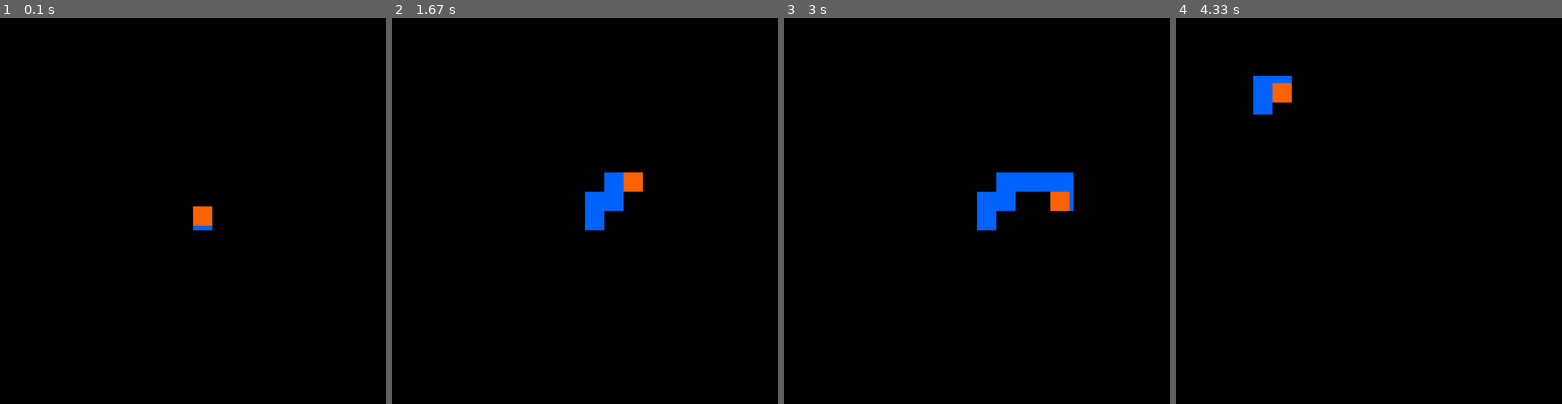
Above: before the commit, frames 1-4 (left to right).
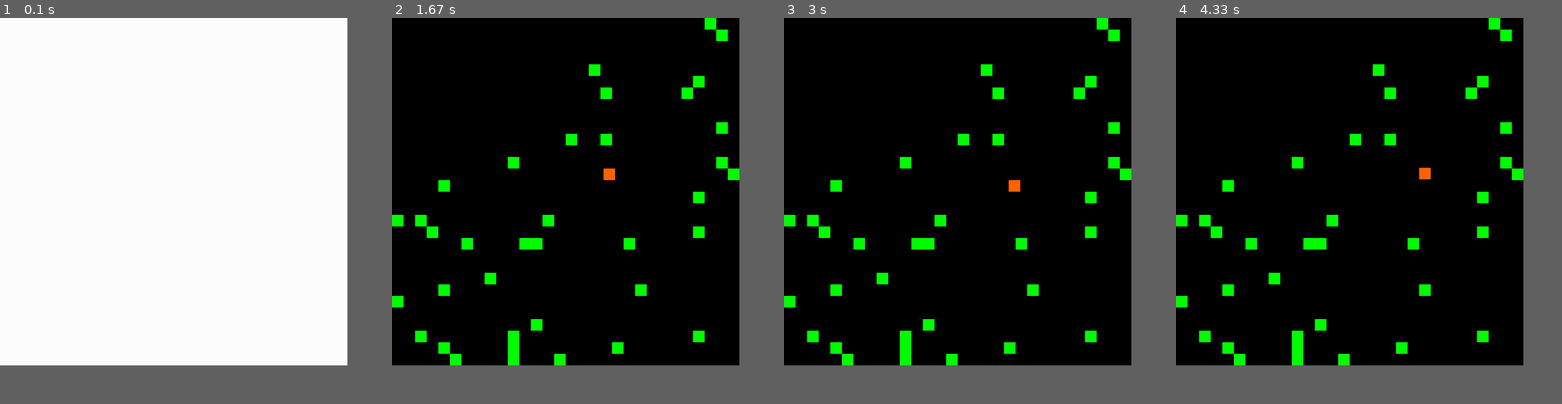
Above: after the commit, the same moments.

Repository: felix-vierthaler/pygame-snake
Game: pygame game, started from snake.py
The game is run twice, just before and just after one commit, with the same random seed, the same clock (stepped at 60 frames per second) and the same inputs.
Inputs:
- Up to frame 1 (0.1 s): no input
- Up to frame 2 (1.67 s): hold Right 0.33-0.8 s; hold Up 0.83-1.13 s; hold Right 1.17-1.63 s
- Up to frame 3 (3 s): hold Down 2.23-2.53 s; hold Left 2.57-2.97 s
- Up to frame 4 (4.33 s): hold Up 3-3.37 s; hold Right 3.4-4.03 s; hold Down from 4.07 s (still down)
The window is 900x900 before the commit and 810x810 after it. Grey fills any space a smaller window leaves; there, only what the larger window draws over its background counts as a difference.

The runs differ from the first frame. In frame 1, 81% of the frame differs, in the area x 0-90%, y 0-90%; in frame 2, 4.6%; in frame 3, 5.4%; in frame 4, 4.3%.

Commit message:
menu and apples added

Diff:
--- a/snake.py
+++ b/snake.py
@@ -1,10 +1,15 @@
 import pygame
 from array import *
 import math
+from random import *
 
 
 class Snake:
+    addSchwanzTrue = False
+
     def __init__(self, startX, startY, boxWidth):
+        self.startX = startX
+        self.startY = startY
         self.x = startX
         self.y = startY
         self.boxWidth = boxWidth
@@ -16,22 +21,29 @@
         self.speed = 1
 
     def update(self):
+        #if snake is directly on field
         if self.x % self.boxWidth == 0 and self.y % self.boxWidth ==0:
+            #add postition to the tail
             self.tailX.append(self.x)
             self.tailY.append(self.y)
 
-            if len(self.tailX) >= 30:
+            if not self.addSchwanzTrue:
                 del self.tailX[0]
                 del self.tailY[0]
-
+            else:
+                self.addSchwanzTrue = False
+
+            #change direction if possible
             if abs(self.nextDirection-self.direction) != 2:
                 self.direction = self.nextDirection
 
+        #move snake according to speed and direction
         if(self.direction == 0): self.y += self.speed
         elif(self.direction == 1): self.x -= self.speed
         elif(self.direction == 2): self.y -= self.speed
         elif(self.direction == 3): self.x += self.speed
 
+        #check if snake ran into itself
         self.checkIntersect()
 
     def render(self, screen):
@@ -40,31 +52,38 @@
 
         pygame.draw.rect(screen, (255, 100, 0), pygame.Rect(self.x, self.y, self.boxWidth, self.boxWidth))
 
-    def die(self, x, y):
+    def die(self):
         self.tailX = []
         self.tailY = []
-        self.x = x
-        self.y = y
+        self.x = self.startX
+        self.y = self.startY
         self.direction = 2
         self.nextDirection = 0
+
+    def addSchwanz(self):
+        self.addSchwanzTrue = True
 
     def checkIntersect(self):
         for i in range(len(self.tailX)-1):
             x=abs(self.x - self.tailX[i])
             y=abs(self.y - self.tailY[i])
 
-            print(self.x, ' -- ', self.tailX[i])
-
-            print(x, ' ', y)
-
             if(x==0 or y==0):
                 if x+y < self.boxWidth:
-                    self.die(200,200)
+                    self.die()
                     break
 
-
-
-
+    def checkIntersectList(self, list):
+        intersections = []
+        for item in list:
+            x=abs(self.x - item.x)
+            y=abs(self.y - item.y)
+
+            if(x==0 or y==0):
+                if x+y == 0:
+                    intersections.append(item)
+
+        return intersections
 
 
     def up(self):
@@ -76,29 +95,63 @@
     def right(self):
         self.nextDirection = 3
 
-
-class Map:
-    def __init__(self):
-        pass
+class Apples:
+    apples = []
+    def __init__(self, width, height, boxWidth):
+        self.width = width
+        self.height = height
+        self.boxWidth = boxWidth
+
+    class Apple:
+        def __init__(self, x, y, boxWidth):
+            self.x = x
+            self.y = y
+            self.boxWidth = boxWidth
+
+        def render(self, screen):
+            pygame.draw.rect(screen, (0, 255, 0), pygame.Rect(self.x, self.y, self.boxWidth, self.boxWidth))
+
+    def addApple(self):
+        widthM = self.width / self.boxWidth
+        heightM = self.height / self.boxWidth
+        apple = self.Apple(randint(0, widthM) * self.boxWidth, randint(0, heightM) * self.boxWidth, self.boxWidth)
+        self.apples.append(apple)
+
+    def remove(self, apple):
+        self.apples.remove(apple)
+
+    def render(self, screen):
+        for apple in self.apples:
+            apple.render(screen)
 
 
 
 
 class App:
-    BOX_WIDTH = 50
-    WIDTH = BOX_WIDTH * 20
-    HEIGHT = BOX_WIDTH *20
+    BOX_WIDTH = 30
+    WIDTH = BOX_WIDTH * 30
+    HEIGHT = BOX_WIDTH *30
 
     def __init__(self):
         self.screen = 0
 
         self.snake = Snake(self.WIDTH/2, self.HEIGHT/2, self.BOX_WIDTH)
+        self.apples = Apples(self.WIDTH, self.HEIGHT, self.BOX_WIDTH)
+
+        for i in range(40):
+            self.apples.addApple()
 
     def start(self):
         pygame.init()
+
+        self.screen = pygame.display.set_mode((self.WIDTH, self.HEIGHT))
+
+        self.menuLoop()
+        self.gameLoop()
+
+
+    def gameLoop(self):
         clock = pygame.time.Clock()
-        self.screen = pygame.display.set_mode((self.WIDTH, self.HEIGHT))
-
         done = False
         while not done:
             #test if window was closed
@@ -113,7 +166,24 @@
 
             pygame.display.flip()
 
-            clock.tick(300)
+            clock.tick(200)
+
+    def menuLoop(self):
+        clock = pygame.time.Clock()
+        menu = True
+        while menu:
+            #test if window was closed
+            for event in pygame.event.get():
+                if event.type == pygame.QUIT:
+                    menu = False
+                if event.type == pygame.KEYDOWN:
+                    menu = False
+            self.screen.fill((255, 255, 255))
+
+
+
+            pygame.display.flip()
+            clock.tick(60)
 
     def restart():
         pass
@@ -131,14 +201,23 @@
             self.snake.right()
 
     def update(self):
+        #update snake
         self.snake.update()
 
+        #if snake goes outside screen let her die
         if(self.snake.x > self.WIDTH-self.BOX_WIDTH or self.snake.x < 0 or self.snake.y > self.HEIGHT-self.BOX_WIDTH or self.snake.y < 0):
-            self.snake.die(self.WIDTH/2, self.HEIGHT/2)
+            self.snake.die()
+
+        #check if snake eats apple / intersects with it and remove those
+        intersections = self.snake.checkIntersectList(self.apples.apples)
+        for intersection in intersections:
+            self.snake.addSchwanz()
+            self.apples.remove(intersection)
+
 
     def render(self):
+        self.apples.render(self.screen)
         self.snake.render(self.screen)
-
 
 
 if __name__ == "__main__":
